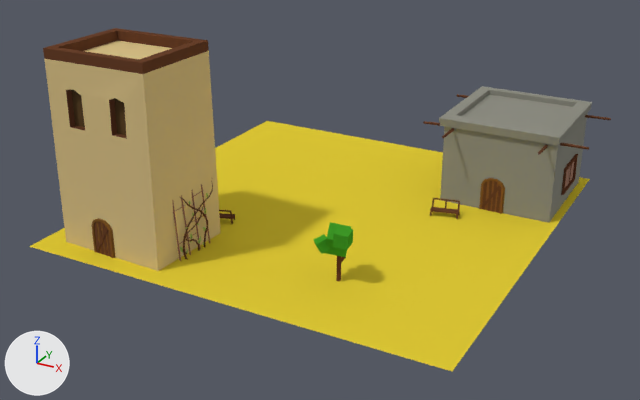
The Blender file WindGame/Assets/Blender/Persia/PersiaModern/Path1Tier1.blend: old version first, new version second.
Both versions are drawn from a 50 mm camera at (25.3, -47.7, 24.4) aimed at (0.1, -2.0, 1.5). The axes (+X, +Y, +Z) are drawn at lower left. The lights are the same throughout.

Names of what the first picture shows: 'Path1Tier1'.
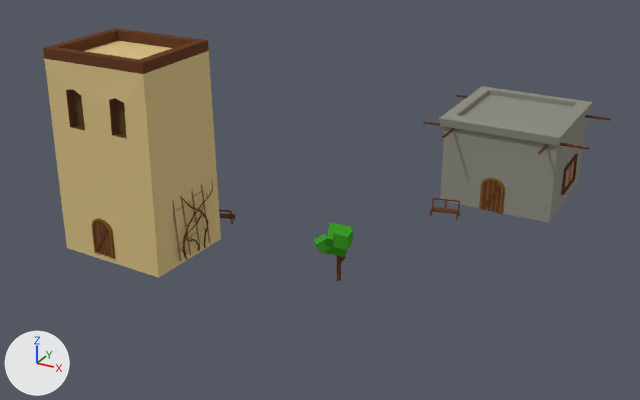
Where the change shows, as pixel boxes [x1, y1, x2, y2] in the pictures (640 x 400 px):
```json
{"object": "Path1Tier1", "change": "reshaped", "before": [29, 28, 611, 371], "after": [43, 28, 611, 281], "on screen": "26% shorter"}
{"part": 1, "of": "me_plane_078", "change": "deleted", "before": [29, 121, 590, 371], "on screen": "yellow"}
```

The change, as JSON lines over the scene's bpy script:
```json
{"block": "me_plane_078", "where": "me_plane_078.from_pydata(...)  # 1506 vertices, 1281 faces, 24 loose edges; spans x -13.7..14.9, y -13.7..14.8, z -0.4..12.3"}
{"block": "me_plane_078", "where": "# used by ob_path1tier1; location = (0.0, 0.0, 0.0)"}
{"op": "remove", "block": "me_plane_078", "code": "me_plane_078.materials.append(mat_ground)  # yellow #e0ca36"}
{"block": "me_plane_078", "change": "me_plane_078 part 1: the loose piece of 4 vertices spanning x -13.7..13.7, y -13.7..13.7, z 0.0 is deleted"}
```
